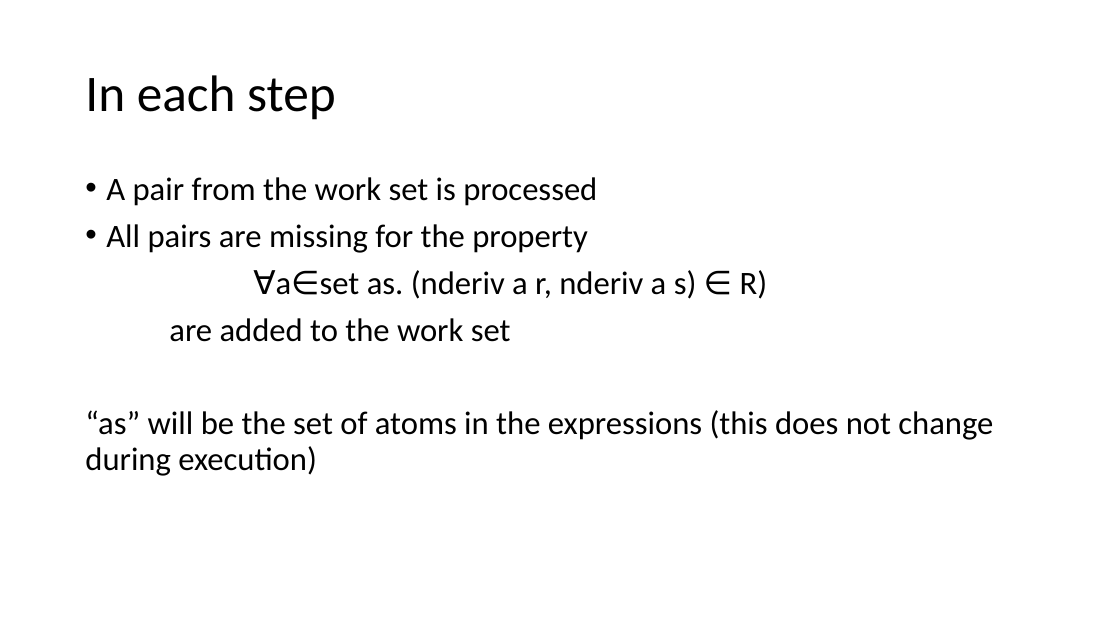
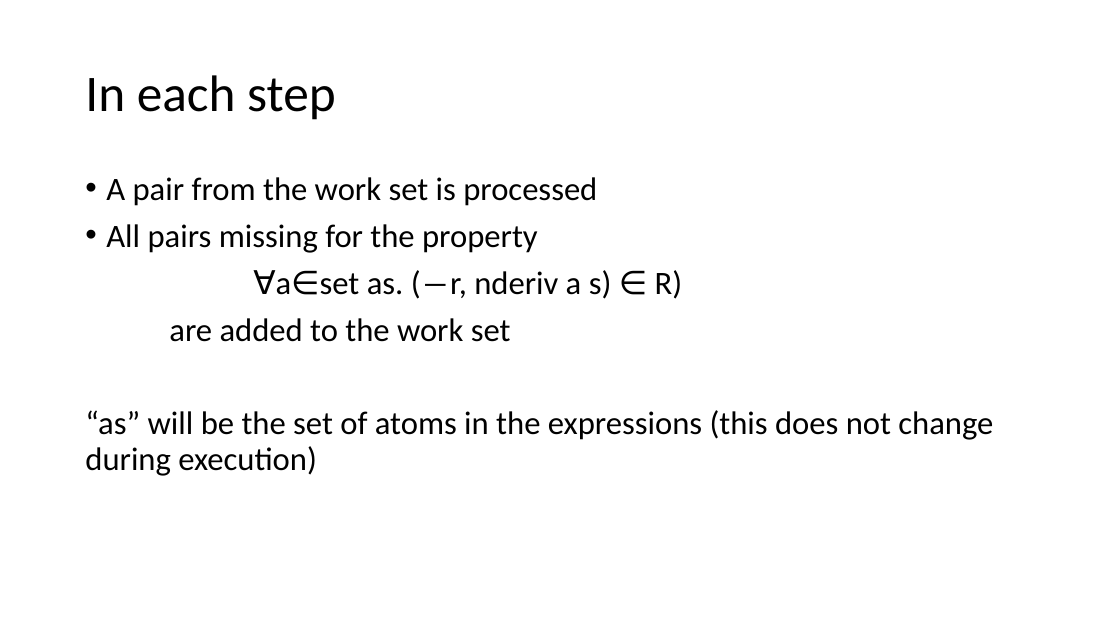
Before and after one commit to Helli/fds_seminar, a slide deck: slide 13 of slides.pptx. Drawn at 1120x630 pixels with LibreOffice and Linux fonts; fonts in the diff are those of the drawing. Boxes give left, top, right and bottom in pixels: in the first picture for what was removed or moved away, otherwise in the second. Text is boxed around its words. In the diff, an @@ line names an element or a change of style, - is before the commit and + after.

```diff
--- a/slides.pptx
+++ b/slides.pptx
@@ text at [106, 224, 683, 299]: text changed @@
-• All pairs are missing for the property
-∀a∈set as. (nderiv a r, nderiv a s) ∈ R)
+• All pairs missing for the property
+∀a∈set as. (―r, nderiv a s) ∈ R)
```
Also in this commit, not shown: 4 other slides changed, 6 slides added, 7 slides removed, 2 other files.
